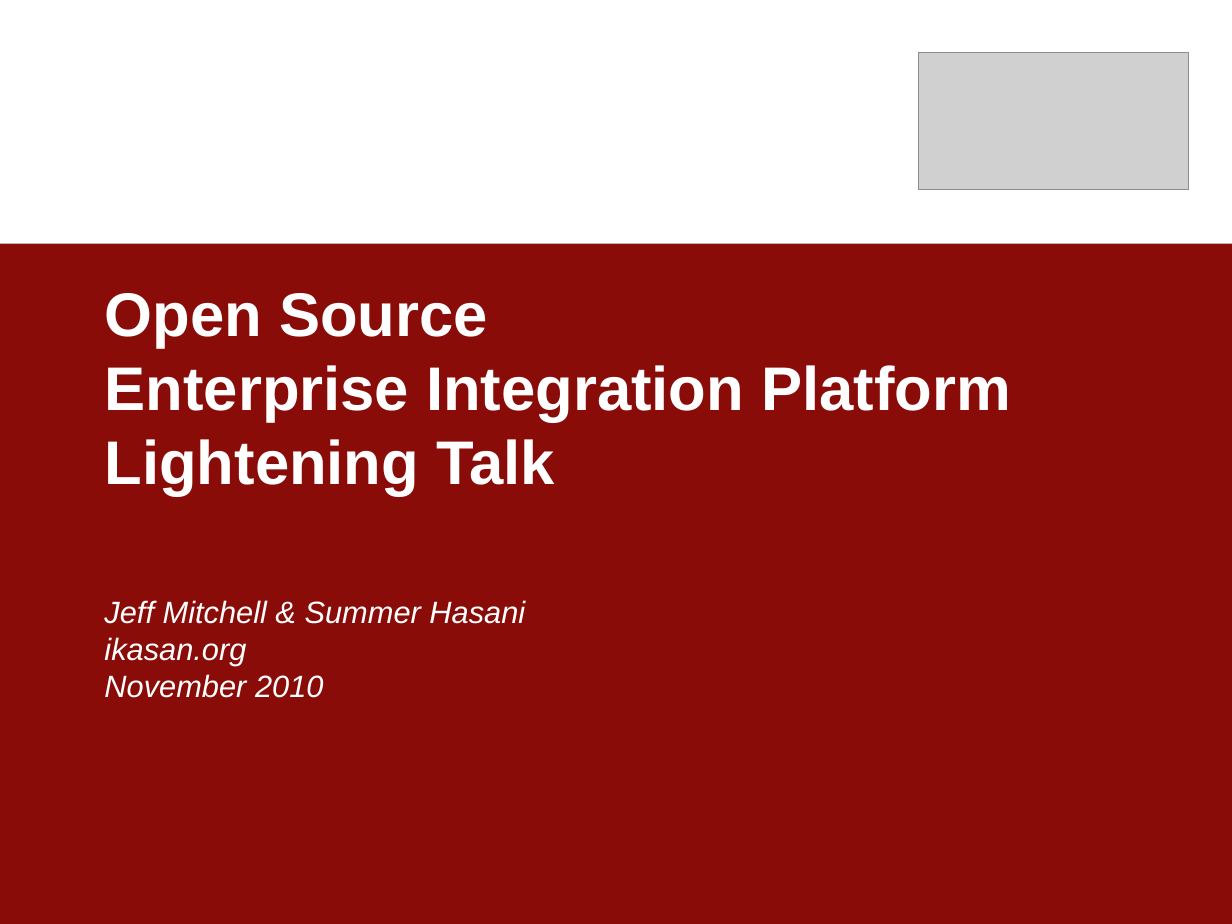
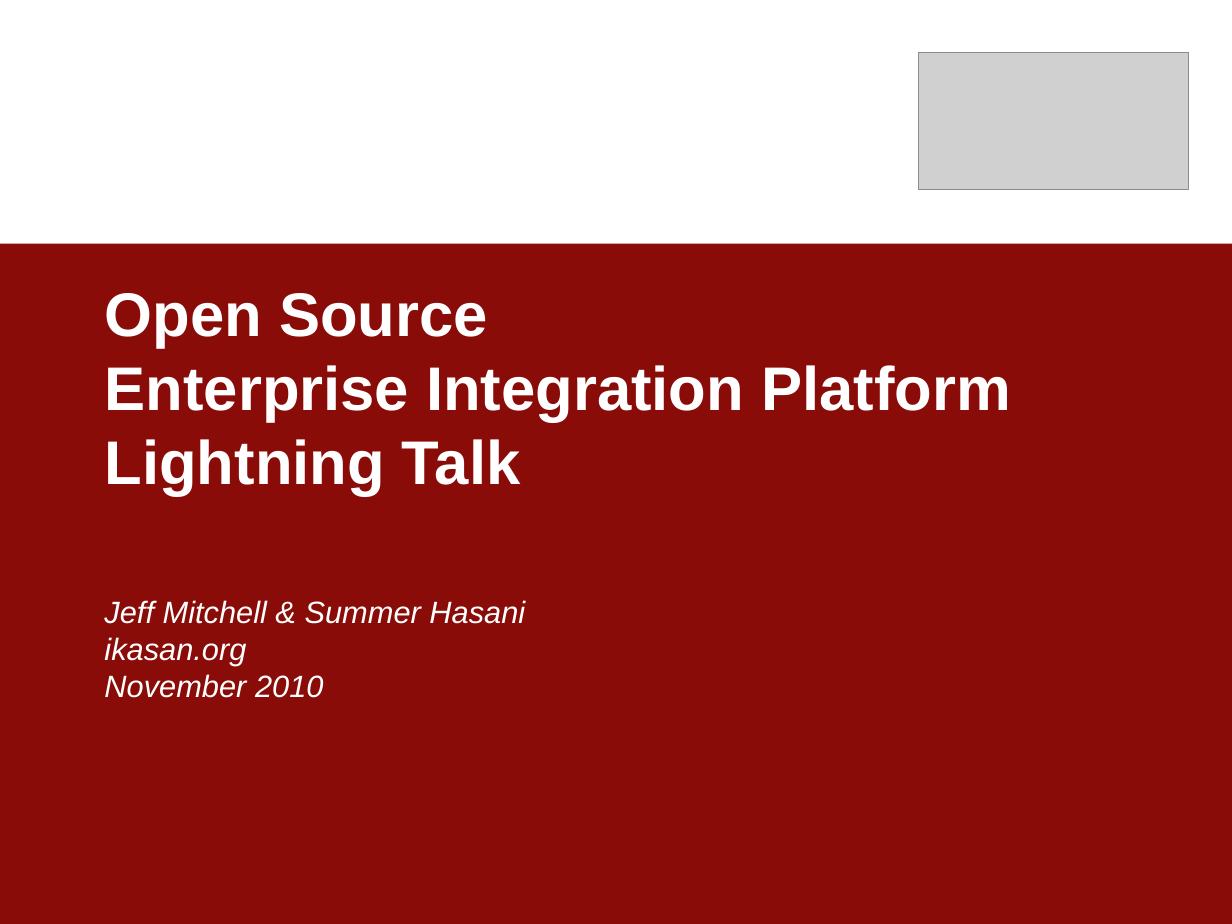
Before and after one commit to ikasanEIP/ikasan, a slide deck: slide 1 of docs/presentation/LightningTalk.ppt. Drawn at 1232x924 pixels with LibreOffice and Linux fonts; fonts in the diff are those of the drawing; grey boxes stand for pictures. Boxes give left, top, right and bottom in pixels: in the first picture for what was removed or moved away, otherwise in the second. Text is boxed around its words. In the diff, an @@ line names an element or a change of style, - is before the commit and + after.

```diff
--- a/docs/presentation/LightningTalk.ppt
+++ b/docs/presentation/LightningTalk.ppt
@@ title at [105,293,1011,496]: text changed @@
-Open Source
-Enterprise Integration Platform
-Lightening Talk
+Open Source
+Enterprise Integration Platform
+Lightning Talk
```
Also in this commit, not shown: 3 other slides changed.
